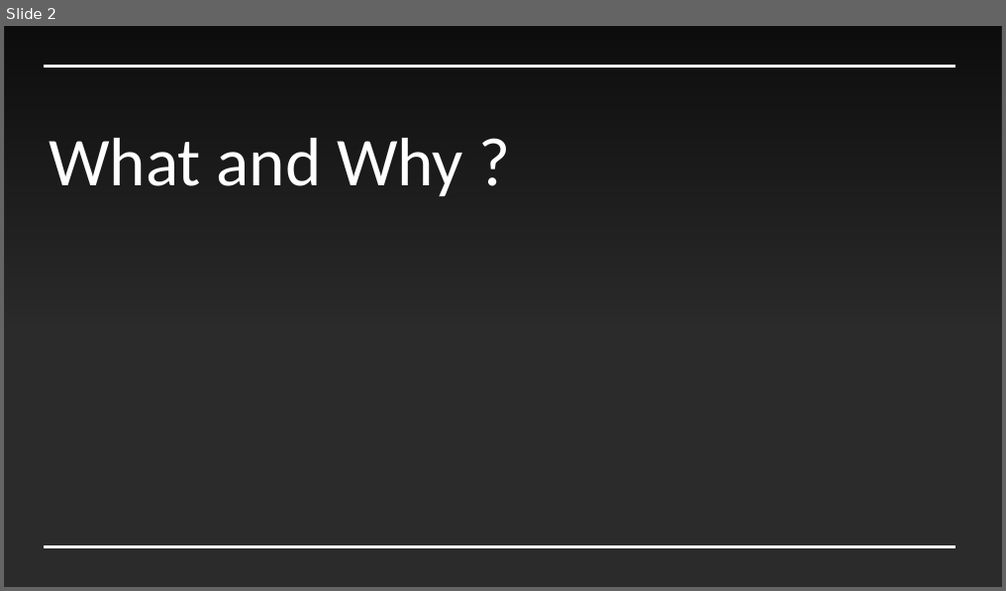
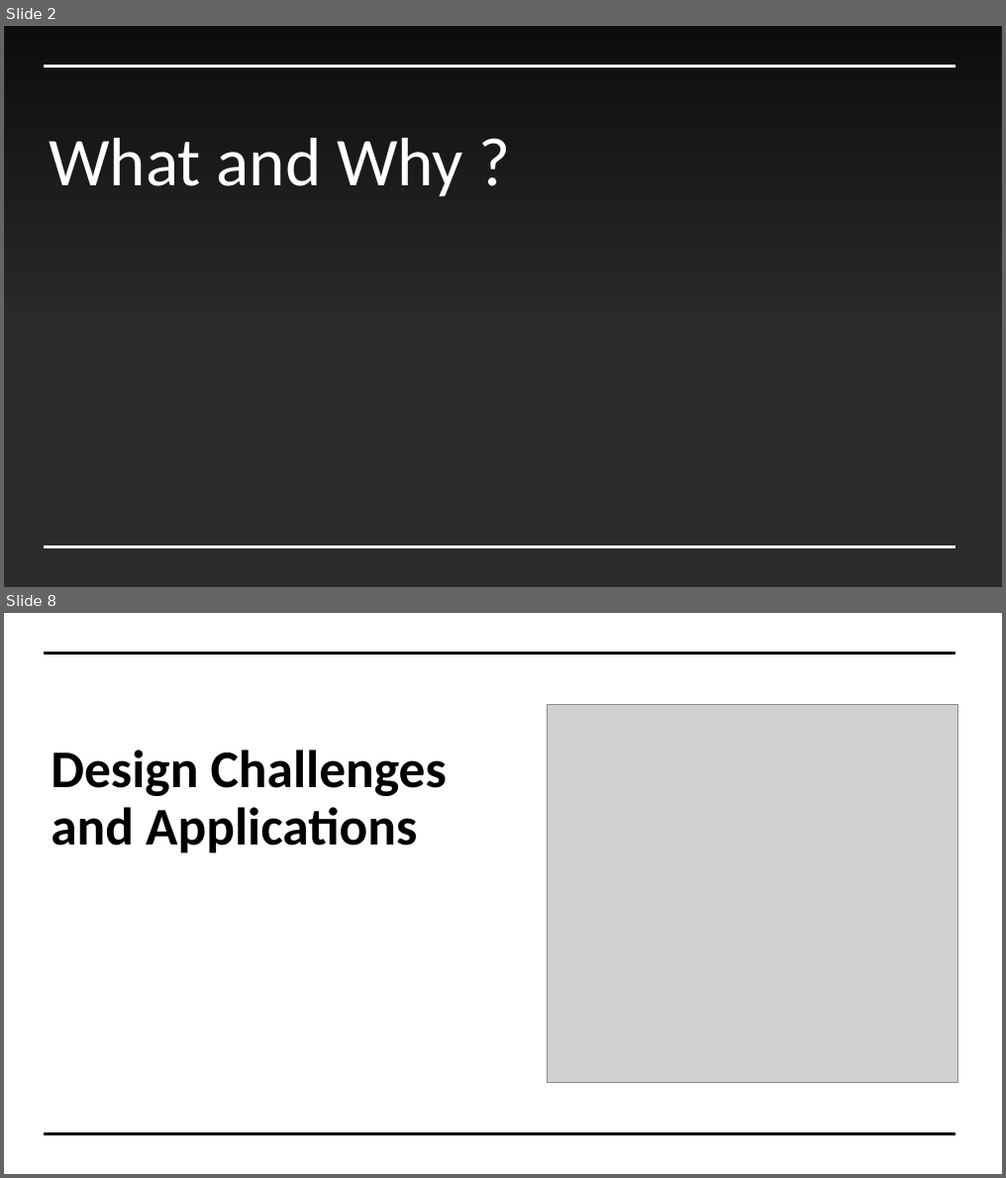
Before and after one commit to nguyencong1227/emotion_regconition, a slide deck: Emotion Recognition.pptx. Shown one above the other, each under a label of ours: slide 2 before the commit, slides 2 and 8 after it; the slides between them are not shown. The pictures are 1006x591 and 1006x1178 pixels, drawn with LibreOffice and Linux fonts; fonts in the diff are those of the drawing; grey boxes stand for pictures; background and template pictures are left out; a plain dark background stands for a picture behind light text. Boxes give left, top, right and bottom in pixels: in the first picture for what was removed or moved away, otherwise in the second. Text is boxed around its words. In the diff, an @@ line names an element or a change of style, - is before the commit and + after.

```diff
--- a/Emotion Recognition.pptx
+++ b/Emotion Recognition.pptx
@@ slide 8 added at bbox=[4, 613, 1002, 1174], background #FFFFFF @@
@@ line added from (44, 654) to (956, 654), #000000 2.25 pt @@
@@ picture added at bbox=[548, 704, 958, 1083] @@
@@ title added at bbox=[51, 750, 447, 854], 51 pt, text #000000, bold @@
+Design Challenges and Applications
@@ line added from (44, 1134) to (956, 1134), #000000 2.25 pt @@
```
Also in this commit, not shown: 6 other slides added, 1 slide removed, 3 other files.
